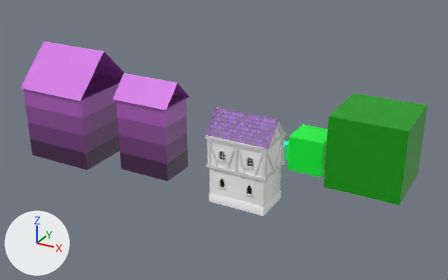
An edit to the FBX model models/small_house_010.fbx, drawn before and after from the same camera.
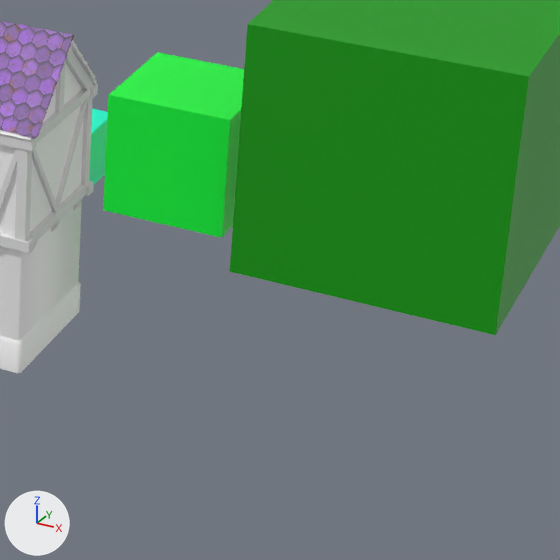
Old and new are each drawn whole from a 50 mm lens placed at (24.8, -49.5, 30.8), pointed at (-4.7, 4.1, 4.1) and again close up on the part from 58% to 93% of the width and 39% to 96% of the height. The axes (+X, +Y, +Z) are drawn at lower left. The lights are the same throughout. The last two pictures show the newer version. Where no turn or scale is listed for an object, it has been applied to the vertices.

Before the edit, the objects in view are built like this:
```python
me_cube_048 = bpy.data.meshes.new('Cube.048')
me_cube_048.from_pydata(...)  # 16 vertices, 8 faces; spans x -3.0..3.0, y -2.0..2.0, z 0.0..1.0
me_cube_048.materials.append(mat_tex_wall_stone_rustic_01a_diff_png)  # its picture is missing
me_cube_092 = bpy.data.meshes.new('Cube.092')
me_cube_092.from_pydata(...)  # 32 vertices, 16 faces; spans x -3.12..3.12, y -2.12..2.12, z 0.0..1.0
me_cube_092.materials.append(mat_tex_gen_woodplanks_trim_01a_diff_png)  # its picture is missing
me_cube_129 = bpy.data.meshes.new('Cube.129')
me_cube_129.from_pydata(...)  # 16 vertices, 8 faces; spans x -0.15..6.15, y -1.9..1.9, z -0.15..0.15
me_cube_129.materials.append(mat_tex_gen_woodplanks_trim_01a_diff_png)  # its picture is missing
ob_stone_wall_002 = bpy.data.objects.new('Stone_Wall.002', me_cube_048)
ob_stone_wall_002.location = (0.0, 0.0, 3.0)
ob_wooden_beam_corners = bpy.data.objects.new('Wooden_Beam_Corners', me_cube_092)
ob_wooden_beam_corners.location = (0.0, 0.0, 4.0)
ob_wooden_beam_short = bpy.data.objects.new('Wooden_Beam_Short', me_cube_129)
ob_wooden_beam_short.location = (-3.0, 0.0, 4.0)
# also in view: '2x2m_Part' at (-1.0, 10.4, 1.0); 'Stone_Wall' at (0.0, 0.0, 1.5); 'Plaster_Wall.002' at (0.0, 0.0, 5.5); 'Wooden_Beam_Short.001' at (0.0, 0.0, 7.0); '4x4m_Part' at (3.0, 10.4, 2.0)
```
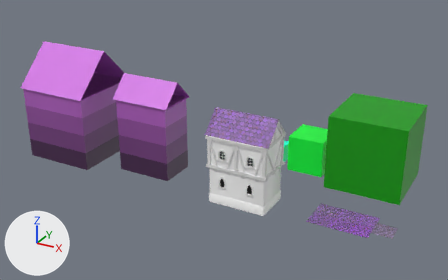
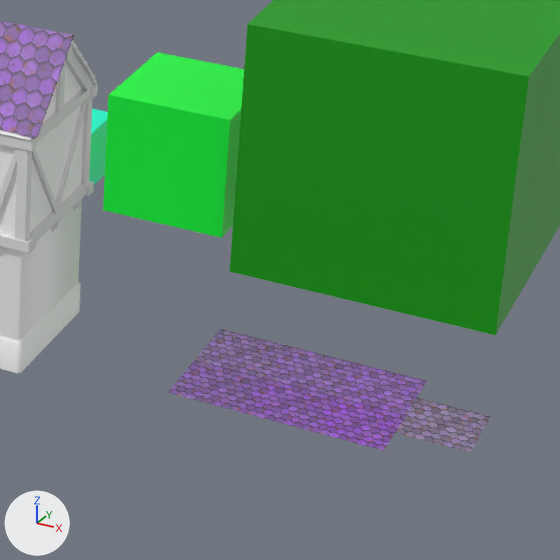
Location of each change, (x1, y1, x2, y2) in pixels of the close-ups (560 x 560 px):
'Plane.009', added (purple)
    after: (395, 398, 490, 452)
'Plane.001', added (purple)
    after: (310, 396, 406, 451)
'Plane', added (purple)
    after: (238, 378, 333, 431)
'Plane.006', added (purple)
    after: (334, 363, 427, 415)
'Plane.007', added (purple)
    after: (168, 360, 263, 411)
'Plane.002', added (purple)
    after: (263, 346, 356, 396)
'Plane.008', added (purple)
    after: (195, 329, 287, 377)

Diff of the bpy script that builds the scene:
```diff
--- a/models/small_house_010.fbx.py
+++ b/models/small_house_010.fbx.py
@@ ob_plane_001 @@
+ob_plane_001 = bpy.data.objects.new('Plane.001', me_plane_034_1)  # 4 vertices, 1 face; spans x -1.0..1.0, y -1.0..1.0, z 0.0; in mat_roof_tiles___vibrance__25_saturation__50_png (picture img_roof_tiles___vibrance__25_saturation__50_png)
+ob_plane_001.location = (12.0, 0.0, 0.0)
@@ ob_plane @@
+ob_plane = bpy.data.objects.new('Plane', me_plane_033_1)  # 4 vertices, 1 face; spans x -1.0..1.0, y -1.0..1.0, z 0.0; in mat_roof_tiles___vibrance__25_saturation__25_png (picture img_roof_tiles___vibrance__25_saturation__25_png)
+ob_plane.location = (10.0, 0.0, 0.0)
@@ ob_plane_009 @@
+ob_plane_009 = bpy.data.objects.new('Plane.009', me_plane_039_1)  # 4 vertices, 1 face; spans x -1.0..1.0, y -1.0..1.0, z 0.0; in mat_roof_tiles___vibrance__100_saturation_0_png (picture img_roof_tiles___vibrance__100_saturation_0_png)
+ob_plane_009.location = (14.0, 1.0, 0.0)
@@ ob_plane_008 @@
+ob_plane_008 = bpy.data.objects.new('Plane.008', me_plane_038_1)  # 4 vertices, 1 face; spans x -1.0..1.0, y -1.0..1.0, z 0.0; in mat_roof_tiles___vibrance__50_saturation_0_png (picture img_roof_tiles___vibrance__50_saturation_0_png)
+ob_plane_008.location = (8.0, 2.0, 0.0)
@@ ob_plane_007 @@
+ob_plane_007 = bpy.data.objects.new('Plane.007', me_plane_037_1)  # 4 vertices, 1 face; spans x -1.0..1.0, y -1.0..1.0, z 0.0; in mat_roof_tiles___vibrance__25_saturation_0_png (picture img_roof_tiles___vibrance__25_saturation_0_png)
+ob_plane_007.location = (8.0, 0.0, 0.0)
@@ ob_plane_006 @@
+ob_plane_006 = bpy.data.objects.new('Plane.006', me_plane_036_1)  # 4 vertices, 1 face; spans x -1.0..1.0, y -1.0..1.0, z 0.0; in mat_roof_tiles___vibrance__50_saturation__50_png (picture img_roof_tiles___vibrance__50_saturation__50_png)
+ob_plane_006.location = (12.0, 2.0, 0.0)
@@ ob_plane_002 @@
+ob_plane_002 = bpy.data.objects.new('Plane.002', me_plane_035_1)  # 4 vertices, 1 face; spans x -1.0..1.0, y -1.0..1.0, z 0.0; in mat_roof_tiles___vibrance__50_saturation__25_png (picture img_roof_tiles___vibrance__50_saturation__25_png)
+ob_plane_002.location = (10.0, 2.0, 0.0)
```
